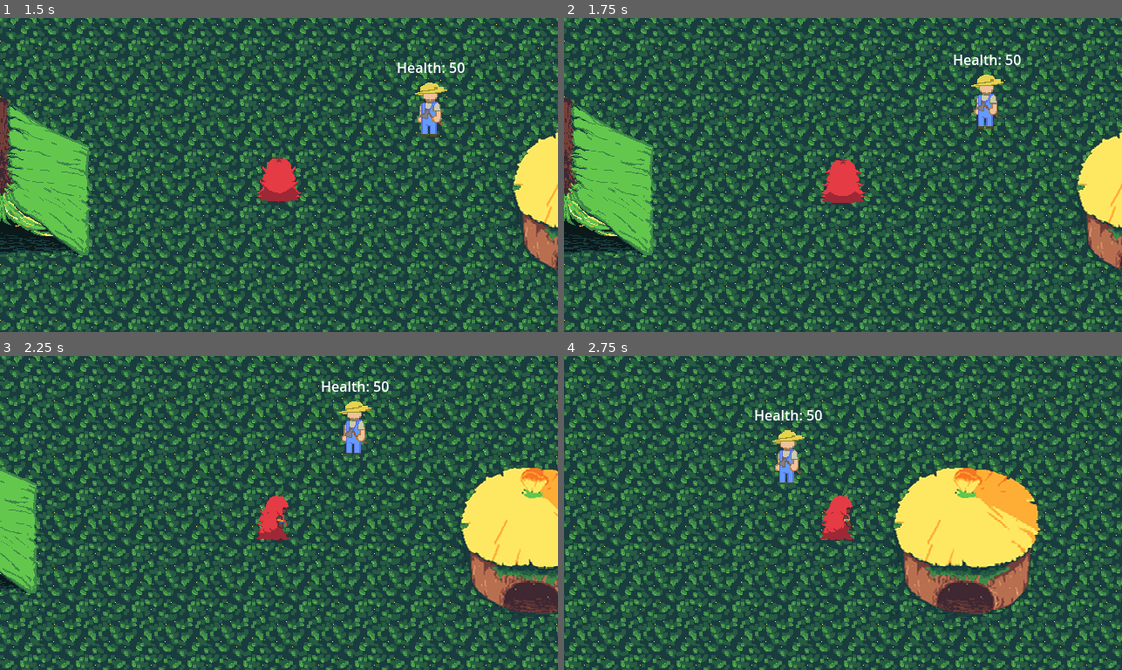
Above: before the commit, frames 1-4 (two rows, left to right).
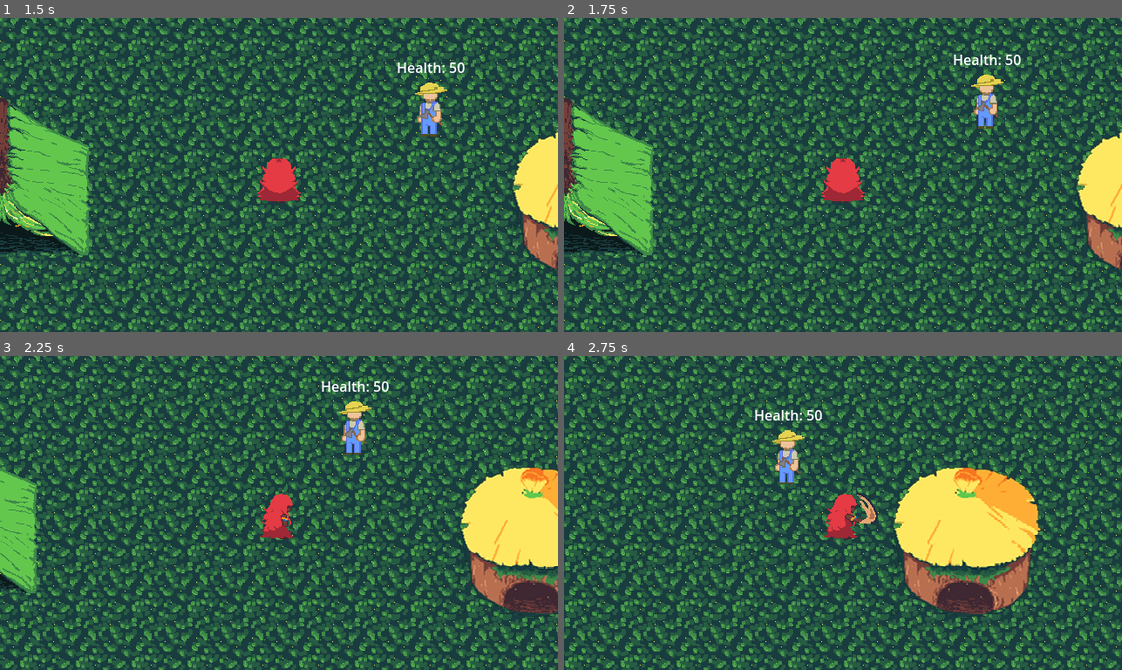
Above: after the commit, the same moments.

Repository: SamuelMTL/AmazonProject
Game: Godot game, scene res://scenes/MainMenuScene/MainMenu.tscn
The game is run twice, just before and just after one commit, with the same random seed, the same clock (stepped at 60 frames per second) and the same inputs. Sound files missing from this copy of the repository are replaced by a short silence.
Inputs (mouse positions are in pixels of both pictures, inside the frame that each line leads up to):
- Up to frame 1 (1.5 s): click "Play" at 0.5 s; click "Pular cutscene" at 1.25 s
- Up to frame 2 (1.75 s): no input
- Up to frame 3 (2.25 s): move the mouse to (401, 497) at 2.02 s; hold Right (ui_right) from 2.03 s (still down); click (401, 497) at 2.1 s
- Up to frame 4 (2.75 s): keep holding Right (ui_right)

Frame 1 is identical in both runs. In frame 2, 0.2% of the frame differs, in the area x 46-54%, y 41-59%; in frame 3, 0.4%; in frame 4, 0.5%, in the area x 45-57%, y 41-59%.

Commit message:
Player Animation tree

Diff:
--- a/amazonproject/Components/PlayerComponent/Jogador.tscn
+++ b/amazonproject/Components/PlayerComponent/Jogador.tscn
@@ -6,7 +6,7 @@
 [ext_resource type="Texture2D" uid="uid://b4j73yu74vjix" path="res://assets/Caipora/CaiporaSpriteSheetWalking.png" id="3_yhkxk"]
 [ext_resource type="Script" uid="uid://bem0xd4uw1g6g" path="res://Components/PlayerComponent/melee_attack_area.gd" id="5_yhkxk"]
 [ext_resource type="Script" uid="uid://djb7gwnbaiqhb" path="res://Components/PlayerComponent/player_animation_tree.gd" id="6_rl5ka"]
-[ext_resource type="AnimationNodeBlendSpace2D" uid="uid://jwgv8egywjbs" path="res://assets/Caipora/WalkingAnimation.tres" id="6_xqhm8"]
+[ext_resource type="AnimationNodeStateMachine" uid="uid://c1j4xlpchb5hu" path="res://player_animation_statemachine.tres" id="6_xqhm8"]
 
 [sub_resource type="AtlasTexture" id="AtlasTexture_7t6un"]
 atlas = ExtResource("1_k8qog")
@@ -446,6 +446,35 @@
 radius = 13.0
 height = 32.0
 
+[sub_resource type="Animation" id="Animation_4et5c"]
+resource_name = "DownAttacking"
+length = 0.1055
+loop_mode = 1
+tracks/0/type = "value"
+tracks/0/imported = false
+tracks/0/enabled = true
+tracks/0/path = NodePath("AnimatedSprite2D:animation")
+tracks/0/interp = 1
+tracks/0/loop_wrap = true
+tracks/0/keys = {
+"times": PackedFloat32Array(0),
+"transitions": PackedFloat32Array(1),
+"update": 1,
+"values": [&"DownAttacking"]
+}
+tracks/1/type = "value"
+tracks/1/imported = false
+tracks/1/enabled = true
+tracks/1/path = NodePath("AnimatedSprite2D:frame")
+tracks/1/interp = 1
+tracks/1/loop_wrap = true
+tracks/1/keys = {
+"times": PackedFloat32Array(0, 0.0333333, 0.0666667, 0.1),
+"transitions": PackedFloat32Array(1, 1, 1, 1),
+"update": 1,
+"values": [0, 1, 2, 3]
+}
+
 [sub_resource type="Animation" id="Animation_xqhm8"]
 resource_name = "DownIdle"
 length = 0.1372
@@ -475,6 +504,64 @@
 "values": [0, 1, 2, 3, 4]
 }
 
+[sub_resource type="Animation" id="Animation_vb6pl"]
+resource_name = "DownWalking"
+length = 0.1055
+loop_mode = 1
+tracks/0/type = "value"
+tracks/0/imported = false
+tracks/0/enabled = true
+tracks/0/path = NodePath("AnimatedSprite2D:animation")
+tracks/0/interp = 1
+tracks/0/loop_wrap = true
+tracks/0/keys = {
+"times": PackedFloat32Array(0),
+"transitions": PackedFloat32Array(1),
+"update": 1,
+"values": [&"DownWalking"]
+}
+tracks/1/type = "value"
+tracks/1/imported = false
+tracks/1/enabled = true
+tracks/1/path = NodePath("AnimatedSprite2D:frame")
+tracks/1/interp = 1
+tracks/1/loop_wrap = true
+tracks/1/keys = {
+"times": PackedFloat32Array(0, 0.0333333, 0.0666667, 0.1),
+"transitions": PackedFloat32Array(1, 1, 1, 1),
+"update": 1,
+"values": [0, 1, 2, 3]
+}
+
+[sub_resource type="Animation" id="Animation_3muab"]
+resource_name = "LeftAttacking"
+length = 0.1055
+loop_mode = 1
+tracks/0/type = "value"
+tracks/0/imported = false
+tracks/0/enabled = true
+tracks/0/path = NodePath("AnimatedSprite2D:animation")
+tracks/0/interp = 1
+tracks/0/loop_wrap = true
+tracks/0/keys = {
+"times": PackedFloat32Array(0),
+"transitions": PackedFloat32Array(1),
+"update": 1,
+"values": [&"LeftAttacking"]
+}
+tracks/1/type = "value"
+tracks/1/imported = false
+tracks/1/enabled = true
+tracks/1/path = NodePath("AnimatedSprite2D:frame")
+tracks/1/interp = 1
+tracks/1/loop_wrap = true
+tracks/1/keys = {
+"times": PackedFloat32Array(0, 0.0333333, 0.0666667, 0.1),
+"transitions": PackedFloat32Array(1, 1, 1, 1),
+"update": 1,
+"values": [0, 1, 2, 3]
+}
+
 [sub_resource type="Animation" id="Animation_rf7yw"]
 resource_name = "LeftIdle"
 length = 0.1372
@@ -504,6 +591,64 @@
 "values": [0, 1, 2, 3, 4]
 }
 
+[sub_resource type="Animation" id="Animation_entp2"]
+resource_name = "LeftWalking"
+length = 0.1055
+loop_mode = 1
+tracks/0/type = "value"
+tracks/0/imported = false
+tracks/0/enabled = true
+tracks/0/path = NodePath("AnimatedSprite2D:animation")
+tracks/0/interp = 1
+tracks/0/loop_wrap = true
+tracks/0/keys = {
+"times": PackedFloat32Array(0),
+"transitions": PackedFloat32Array(1),
+"update": 1,
+"values": [&"LeftWalking"]
+}
+tracks/1/type = "value"
+tracks/1/imported = false
+tracks/1/enabled = true
+tracks/1/path = NodePath("AnimatedSprite2D:frame")
+tracks/1/interp = 1
+tracks/1/loop_wrap = true
+tracks/1/keys = {
+"times": PackedFloat32Array(0, 0.0333333, 0.0666667, 0.1),
+"transitions": PackedFloat32Array(1, 1, 1, 1),
+"update": 1,
+"values": [0, 1, 2, 3]
+}
+
+[sub_resource type="Animation" id="Animation_tdvvw"]
+resource_name = "RightAttacking"
+length = 0.1055
+loop_mode = 1
+tracks/0/type = "value"
+tracks/0/imported = false
+tracks/0/enabled = true
+tracks/0/path = NodePath("AnimatedSprite2D:animation")
+tracks/0/interp = 1
+tracks/0/loop_wrap = true
+tracks/0/keys = {
+"times": PackedFloat32Array(0),
+"transitions": PackedFloat32Array(1),
+"update": 1,
+"values": [&"RightAttacking"]
+}
+tracks/1/type = "value"
+tracks/1/imported = false
+tracks/1/enabled = true
+tracks/1/path = NodePath("AnimatedSprite2D:frame")
+tracks/1/interp = 1
+tracks/1/loop_wrap = true
+tracks/1/keys = {
+"times": PackedFloat32Array(0, 0.0333333, 0.0666667, 0.1),
+"transitions": PackedFloat32Array(1, 1, 1, 1),
+"update": 1,
+"values": [0, 1, 2, 3]
+}
+
 [sub_resource type="Animation" id="Animation_rx686"]
 resource_name = "RightIdle"
 length = 0.1372
@@ -533,6 +678,64 @@
 "values": [0, 1, 2, 3, 4]
 }
 
+[sub_resource type="Animation" id="Animation_6nj7s"]
+resource_name = "RightWalking"
+length = 0.1055
+loop_mode = 1
+tracks/0/type = "value"
+tracks/0/imported = false
+tracks/0/enabled = true
+tracks/0/path = NodePath("AnimatedSprite2D:animation")
+tracks/0/interp = 1
+tracks/0/loop_wrap = true
+tracks/0/keys = {
+"times": PackedFloat32Array(0),
+"transitions": PackedFloat32Array(1),
+"update": 1,
+"values": [&"RightWalking"]
+}
+tracks/1/type = "value"
+tracks/1/imported = false
+tracks/1/enabled = true
+tracks/1/path = NodePath("AnimatedSprite2D:frame")
+tracks/1/interp = 1
+tracks/1/loop_wrap = true
+tracks/1/keys = {
+"times": PackedFloat32Array(0, 0.0333333, 0.0666667, 0.1),
+"transitions": PackedFloat32Array(1, 1, 1, 1),
+"update": 1,
+"values": [0, 1, 2, 3]
+}
+
+[sub_resource type="Animation" id="Animation_inmwx"]
+resource_name = "UpAttacking"
+length = 0.1055
+loop_mode = 1
+tracks/0/type = "value"
+tracks/0/imported = false
+tracks/0/enabled = true
+tracks/0/path = NodePath("AnimatedSprite2D:animation")
+tracks/0/interp = 1
+tracks/0/loop_wrap = true
+tracks/0/keys = {
+"times": PackedFloat32Array(0),
+"transitions": PackedFloat32Array(1),
+"update": 1,
+"values": [&"UpAttacking"]
+}
+tracks/1/type = "value"
+tracks/1/imported = false
+tracks/1/enabled = true
+tracks/1/path = NodePath("AnimatedSprite2D:frame")
+tracks/1/interp = 1
+tracks/1/loop_wrap = true
+tracks/1/keys = {
+"times": PackedFloat32Array(0, 0.0333333, 0.0666667, 0.1),
+"transitions": PackedFloat32Array(1, 1, 1, 1),
+"update": 1,
+"values": [0, 1, 2, 3]
+}
+
 [sub_resource type="Animation" id="Animation_d7yj0"]
 resource_name = "UpIdle"
 length = 0.1372
@@ -562,35 +765,6 @@
 "values": [0, 1, 2, 3, 4]
 }
 
-[sub_resource type="Animation" id="Animation_vb6pl"]
-resource_name = "DownWalking"
-length = 0.1055
-loop_mode = 1
-tracks/0/type = "value"
-tracks/0/imported = false
-tracks/0/enabled = true
-tracks/0/path = NodePath("AnimatedSprite2D:animation")
-tracks/0/interp = 1
-tracks/0/loop_wrap = true
-tracks/0/keys = {
-"times": PackedFloat32Array(0),
-"transitions": PackedFloat32Array(1),
-"update": 1,
-"values": [&"DownWalking"]
-}
-tracks/1/type = "value"
-tracks/1/imported = false
-tracks/1/enabled = true
-tracks/1/path = NodePath("AnimatedSprite2D:frame")
-tracks/1/interp = 1
-tracks/1/loop_wrap = true
-tracks/1/keys = {
-"times": PackedFloat32Array(0, 0.0333333, 0.0666667, 0.1),
-"transitions": PackedFloat32Array(1, 1, 1, 1),
-"update": 1,
-"values": [0, 1, 2, 3]
-}
-
 [sub_resource type="Animation" id="Animation_v1653"]
 resource_name = "UpWalking"
 length = 0.1055
@@ -606,180 +780,6 @@
 "transitions": PackedFloat32Array(1),
 "update": 1,
 "values": [&"UpWalking"]
-}
-tracks/1/type = "value"
-tracks/1/imported = false
-tracks/1/enabled = true
-tracks/1/path = NodePath("AnimatedSprite2D:frame")
-tracks/1/interp = 1
-tracks/1/loop_wrap = true
-tracks/1/keys = {
-"times": PackedFloat32Array(0, 0.0333333, 0.0666667, 0.1),
-"transitions": PackedFloat32Array(1, 1, 1, 1),
-"update": 1,
-"values": [0, 1, 2, 3]
-}
-
-[sub_resource type="Animation" id="Animation_entp2"]
-resource_name = "LeftWalking"
-length = 0.1055
-loop_mode = 1
-tracks/0/type = "value"
-tracks/0/imported = false
-tracks/0/enabled = true
-tracks/0/path = NodePath("AnimatedSprite2D:animation")
-tracks/0/interp = 1
-tracks/0/loop_wrap = true
-tracks/0/keys = {
-"times": PackedFloat32Array(0),
-"transitions": PackedFloat32Array(1),
-"update": 1,
-"values": [&"LeftWalking"]
-}
-tracks/1/type = "value"
-tracks/1/imported = false
-tracks/1/enabled = true
-tracks/1/path = NodePath("AnimatedSprite2D:frame")
-tracks/1/interp = 1
-tracks/1/loop_wrap = true
-tracks/1/keys = {
-"times": PackedFloat32Array(0, 0.0333333, 0.0666667, 0.1),
-"transitions": PackedFloat32Array(1, 1, 1, 1),
-"update": 1,
-"values": [0, 1, 2, 3]
-}
-
-[sub_resource type="Animation" id="Animation_6nj7s"]
-resource_name = "RightWalking"
-length = 0.1055
-loop_mode = 1
-tracks/0/type = "value"
-tracks/0/imported = false
-tracks/0/enabled = true
-tracks/0/path = NodePath("AnimatedSprite2D:animation")
-tracks/0/interp = 1
-tracks/0/loop_wrap = true
-tracks/0/keys = {
-"times": PackedFloat32Array(0),
-"transitions": PackedFloat32Array(1),
-"update": 1,
-"values": [&"RightWalking"]
-}
-tracks/1/type = "value"
-tracks/1/imported = false
-tracks/1/enabled = true
-tracks/1/path = NodePath("AnimatedSprite2D:frame")
-tracks/1/interp = 1
-tracks/1/loop_wrap = true
-tracks/1/keys = {
-"times": PackedFloat32Array(0, 0.0333333, 0.0666667, 0.1),
-"transitions": PackedFloat32Array(1, 1, 1, 1),
-"update": 1,
-"values": [0, 1, 2, 3]
-}
-
-[sub_resource type="Animation" id="Animation_tdvvw"]
-resource_name = "RightAttacking"
-length = 0.1055
-loop_mode = 1
-tracks/0/type = "value"
-tracks/0/imported = false
-tracks/0/enabled = true
-tracks/0/path = NodePath("AnimatedSprite2D:animation")
-tracks/0/interp = 1
-tracks/0/loop_wrap = true
-tracks/0/keys = {
-"times": PackedFloat32Array(0),
-"transitions": PackedFloat32Array(1),
-"update": 1,
-"values": [&"RightAttacking"]
-}
-tracks/1/type = "value"
-tracks/1/imported = false
-tracks/1/enabled = true
-tracks/1/path = NodePath("AnimatedSprite2D:frame")
-tracks/1/interp = 1
-tracks/1/loop_wrap = true
-tracks/1/keys = {
-"times": PackedFloat32Array(0, 0.0333333, 0.0666667, 0.1),
-"transitions": PackedFloat32Array(1, 1, 1, 1),
-"update": 1,
-"values": [0, 1, 2, 3]
-}
-
-[sub_resource type="Animation" id="Animation_3muab"]
-resource_name = "LeftAttacking"
-length = 0.1055
-loop_mode = 1
-tracks/0/type = "value"
-tracks/0/imported = false
-tracks/0/enabled = true
-tracks/0/path = NodePath("AnimatedSprite2D:animation")
-tracks/0/interp = 1
-tracks/0/loop_wrap = true
-tracks/0/keys = {
-"times": PackedFloat32Array(0),
-"transitions": PackedFloat32Array(1),
-"update": 1,
-"values": [&"LeftAttacking"]
-}
-tracks/1/type = "value"
-tracks/1/imported = false
-tracks/1/enabled = true
-tracks/1/path = NodePath("AnimatedSprite2D:frame")
-tracks/1/interp = 1
-tracks/1/loop_wrap = true
-tracks/1/keys = {
-"times": PackedFloat32Array(0, 0.0333333, 0.0666667, 0.1),
-"transitions": PackedFloat32Array(1, 1, 1, 1),
-"update": 1,
-"values": [0, 1, 2, 3]
-}
-
-[sub_resource type="Animation" id="Animation_inmwx"]
-resource_name = "UpAttacking"
-length = 0.1055
-loop_mode = 1
-tracks/0/type = "value"
-tracks/0/imported = false
-tracks/0/enabled = true
-tracks/0/path = NodePath("AnimatedSprite2D:animation")
-tracks/0/interp = 1
-tracks/0/loop_wrap = true
-tracks/0/keys = {
-"times": PackedFloat32Array(0),
-"transitions": PackedFloat32Array(1),
-"update": 1,
-"values": [&"UpAttacking"]
-}
-tracks/1/type = "value"
-tracks/1/imported = false
-tracks/1/enabled = true
-tracks/1/path = NodePath("AnimatedSprite2D:frame")
-tracks/1/interp = 1
-tracks/1/loop_wrap = true
-tracks/1/keys = {
-"times": PackedFloat32Array(0, 0.0333333, 0.0666667, 0.1),
-"transitions": PackedFloat32Array(1, 1, 1, 1),
-"update": 1,
-"values": [0, 1, 2, 3]
-}
-
-[sub_resource type="Animation" id="Animation_4et5c"]
-resource_name = "DownAttacking"
-length = 0.1055
-loop_mode = 1
-tracks/0/type = "value"
-tracks/0/imported = false
-tracks/0/enabled = true
-tracks/0/path = NodePath("AnimatedSprite2D:animation")
-tracks/0/interp = 1
-tracks/0/loop_wrap = true
-tracks/0/keys = {
-"times": PackedFloat32Array(0),
-"transitions": PackedFloat32Array(1),
-"update": 1,
-"values": [&"DownAttacking"]
 }
 tracks/1/type = "value"
 tracks/1/imported = false
@@ -810,55 +810,23 @@
 &"UpWalking": SubResource("Animation_v1653")
 }
 
-[sub_resource type="AnimationNodeAnimation" id="AnimationNodeAnimation_rf7yw"]
-animation = &"UpIdle"
-
-[sub_resource type="AnimationNodeAnimation" id="AnimationNodeAnimation_rx686"]
-animation = &"DownIdle"
-
-[sub_resource type="AnimationNodeAnimation" id="AnimationNodeAnimation_d7yj0"]
-animation = &"RightIdle"
-
-[sub_resource type="AnimationNodeAnimation" id="AnimationNodeAnimation_vb6pl"]
-animation = &"LeftIdle"
-
-[sub_resource type="AnimationNodeBlendSpace2D" id="AnimationNodeBlendSpace2D_v1653"]
-blend_point_0/node = SubResource("AnimationNodeAnimation_rf7yw")
-blend_point_0/pos = Vector2(0, -1)
-blend_point_1/node = SubResource("AnimationNodeAnimation_rx686")
-blend_point_1/pos = Vector2(0, 1)
-blend_point_2/node = SubResource("AnimationNodeAnimation_d7yj0")
-blend_point_2/pos = Vector2(1, 0)
-blend_point_3/node = SubResource("AnimationNodeAnimation_vb6pl")
-blend_point_3/pos = Vector2(-1, 0)
-blend_mode = 2
-
-[sub_resource type="AnimationNodeStateMachineTransition" id="AnimationNodeStateMachineTransition_entp2"]
-advance_mode = 2
-
-[sub_resource type="AnimationNodeStateMachineTransition" id="AnimationNodeStateMachineTransition_6nj7s"]
-advance_mode = 2
-advance_condition = &"idle"
-
-[sub_resource type="AnimationNodeStateMachineTransition" id="AnimationNodeStateMachineTransition_tdvvw"]
-advance_mode = 2
-advance_condition = &"run"
-
-[sub_resource type="AnimationNodeStateMachine" id="AnimationNodeStateMachine_3muab"]
-states/Idle/node = SubResource("AnimationNodeBlendSpace2D_v1653")
-states/Idle/position = Vector2(397.578, 140.5)
-states/Walking/node = ExtResource("6_xqhm8")
-states/Walking/position = Vector2(398.281, 6.5)
-transitions = ["Start", "Walking", SubResource("AnimationNodeStateMachineTransition_entp2"), "Walking", "Idle", SubResource("AnimationNodeStateMachineTransition_6nj7s"), "Idle", "Walking", SubResource("AnimationNodeStateMachineTransition_tdvvw")]
-graph_offset = Vector2(-14.8949, -41.9174)
+[sub_resource type="AnimationNodeTimeScale" id="AnimationNodeTimeScale_xqhm8"]
+
+[sub_resource type="AnimationNodeBlendTree" id="AnimationNodeBlendTree_rf7yw"]
+graph_offset = Vector2(115.999, 251.74)
+nodes/PlayerStates/node = ExtResource("6_xqhm8")
+nodes/PlayerStates/position = Vector2(141.537, 207.58)
+nodes/TimeScale/node = SubResource("AnimationNodeTimeScale_xqhm8")
+nodes/TimeScale/position = Vector2(430, 180)
+nodes/output/position = Vector2(630, 210)
+node_connections = [&"TimeScale", 0, &"PlayerStates", &"output", 0, &"TimeScale"]
 
 [node name="Jogador" type="CharacterBody2D" groups=["Player"]]
 script = ExtResource("1_ivn2g")
 
 [node name="AnimatedSprite2D" type="AnimatedSprite2D" parent="."]
 sprite_frames = SubResource("SpriteFrames_xqhm8")
-animation = &"DownIdle"
-frame = 1
+animation = &""
 
 [node name="DashTimer" type="Timer" parent="."]
 wait_time = 0.16
@@ -889,12 +857,13 @@
 }
 
 [node name="AnimationTree" type="AnimationTree" parent="."]
-tree_root = SubResource("AnimationNodeStateMachine_3muab")
+tree_root = SubResource("AnimationNodeBlendTree_rf7yw")
+advance_expression_base_node = NodePath("..")
 anim_player = NodePath("../AnimationPlayer")
-parameters/conditions/idle = false
-parameters/conditions/run = false
-parameters/Idle/blend_position = Vector2(-0.00330395, 0.553571)
-parameters/Walking/blend_position = Vector2(0, 0)
+parameters/PlayerStates/Attack/blend_position = Vector2(0, 0)
+parameters/PlayerStates/Idle/blend_position = Vector2(0, 0)
+parameters/PlayerStates/Walking/blend_position = Vector2(0, 0)
+parameters/TimeScale/scale = 0.14
 
 [node name="PlayerAnimation" type="Node2D" parent="." node_paths=PackedStringArray("animation_tree")]
 script = ExtResource("6_rl5ka")
--- a/amazonproject/Components/PlayerComponent/player_animation_tree.gd
+++ b/amazonproject/Components/PlayerComponent/player_animation_tree.gd
@@ -12,10 +12,7 @@
 	if !idle:
 		last_facing_direction = player.velocity.normalized()
 
-	animation_tree.set("parameters/conditions/run", !idle)
-	animation_tree.set("parameters/conditions/idle", idle)
-
-	animation_tree.set("parameters/Walking/blend_position", last_facing_direction)
-	animation_tree.set("parameters/Idle/blend_position", last_facing_direction)
-
+	animation_tree.set("parameters/PlayerStates/Walking/blend_position", last_facing_direction)
+	animation_tree.set("parameters/PlayerStates/Idle/blend_position", last_facing_direction)
+	animation_tree.set("parameters/PlayerStates/Attack/blend_position", last_facing_direction)
 	pass
--- /dev/null
+++ b/amazonproject/player_animation_statemachine.tres
@@ -0,0 +1,83 @@
+[gd_resource type="AnimationNodeStateMachine" load_steps=18 format=3 uid="uid://c1j4xlpchb5hu"]
+
+[ext_resource type="AnimationNodeBlendSpace2D" uid="uid://jwgv8egywjbs" path="res://assets/Caipora/WalkingAnimation.tres" id="1_88mwt"]
+
+[sub_resource type="AnimationNodeAnimation" id="AnimationNodeAnimation_xqhm8"]
+animation = &"LeftAttacking"
+
+[sub_resource type="AnimationNodeAnimation" id="AnimationNodeAnimation_v1653"]
+animation = &"DownAttacking"
+
+[sub_resource type="AnimationNodeAnimation" id="AnimationNodeAnimation_entp2"]
+animation = &"RightAttacking"
+
+[sub_resource type="AnimationNodeAnimation" id="AnimationNodeAnimation_6nj7s"]
+animation = &"UpAttacking"
+
+[sub_resource type="AnimationNodeBlendSpace2D" id="AnimationNodeBlendSpace2D_tdvvw"]
+blend_point_0/node = SubResource("AnimationNodeAnimation_xqhm8")
+blend_point_0/pos = Vector2(-1, 0)
+blend_point_1/node = SubResource("AnimationNodeAnimation_v1653")
+blend_point_1/pos = Vector2(0, 1)
+blend_point_2/node = SubResource("AnimationNodeAnimation_entp2")
+blend_point_2/pos = Vector2(1, 0)
+blend_point_3/node = SubResource("AnimationNodeAnimation_6nj7s")
+blend_point_3/pos = Vector2(0, -1)
+blend_mode = 2
+
+[sub_resource type="AnimationNodeAnimation" id="AnimationNodeAnimation_rf7yw"]
+animation = &"UpIdle"
+
+[sub_resource type="AnimationNodeAnimation" id="AnimationNodeAnimation_rx686"]
+animation = &"DownIdle"
+
+[sub_resource type="AnimationNodeAnimation" id="AnimationNodeAnimation_d7yj0"]
+animation = &"RightIdle"
+
+[sub_resource type="AnimationNodeAnimation" id="AnimationNodeAnimation_vb6pl"]
+animation = &"LeftIdle"
+
+[sub_resource type="AnimationNodeBlendSpace2D" id="AnimationNodeBlendSpace2D_v1653"]
+blend_point_0/node = SubResource("AnimationNodeAnimation_rf7yw")
+blend_point_0/pos = Vector2(0, -1)
+blend_point_1/node = SubResource("AnimationNodeAnimation_rx686")
+blend_point_1/pos = Vector2(0, 1)
+blend_point_2/node = SubResource("AnimationNodeAnimation_d7yj0")
+blend_point_2/pos = Vector2(1, 0)
+blend_point_3/node = SubResource("AnimationNodeAnimation_vb6pl")
+blend_point_3/pos = Vector2(-1, 0)
+blend_mode = 2
+
+[sub_resource type="AnimationNodeStateMachineTransition" id="AnimationNodeStateMachineTransition_entp2"]
+advance_mode = 2
+
+[sub_resource type="AnimationNodeStateMachineTransition" id="AnimationNodeStateMachineTransition_6nj7s"]
+advance_mode = 2
+advance_expression = "!velocity"
+
+[sub_resource type="AnimationNodeStateMachineTransition" id="AnimationNodeStateMachineTransition_tdvvw"]
+advance_mode = 2
+advance_expression = "velocity
+"
+
+[sub_resource type="AnimationNodeStateMachineTransition" id="AnimationNodeStateMachineTransition_xqhm8"]
+advance_mode = 2
+advance_expression = "is_attacking"
+
+[sub_resource type="AnimationNodeStateMachineTransition" id="AnimationNodeStateMachineTransition_rf7yw"]
+advance_mode = 2
+advance_expression = "is_attacking"
+
+[sub_resource type="AnimationNodeStateMachineTransition" id="AnimationNodeStateMachineTransition_rx686"]
+advance_mode = 2
+advance_expression = "!is_attacking"
+
+[resource]
+states/Attack/node = SubResource("AnimationNodeBlendSpace2D_tdvvw")
+states/Attack/position = Vector2(638.045, 70.9076)
+states/Idle/node = SubResource("AnimationNodeBlendSpace2D_v1653")
+states/Idle/position = Vector2(397.754, 140.5)
+states/Walking/node = ExtResource("1_88mwt")
+states/Walking/position = Vector2(397.93, 6.5)
+transitions = ["Start", "Walking", SubResource("AnimationNodeStateMachineTransition_entp2"), "Walking", "Idle", SubResource("AnimationNodeStateMachineTransition_6nj7s"), "Idle", "Walking", SubResource("AnimationNodeStateMachineTransition_tdvvw"), "Walking", "Attack", SubResource("AnimationNodeStateMachineTransition_xqhm8"), "Idle", "Attack", SubResource("AnimationNodeStateMachineTransition_rf7yw"), "Attack", "Idle", SubResource("AnimationNodeStateMachineTransition_rx686")]
+graph_offset = Vector2(10.2152, -30.3299)
Not shown: 1 places in amazonproject/Components/PlayerComponent/Jogador.tscn that only renumber resources
